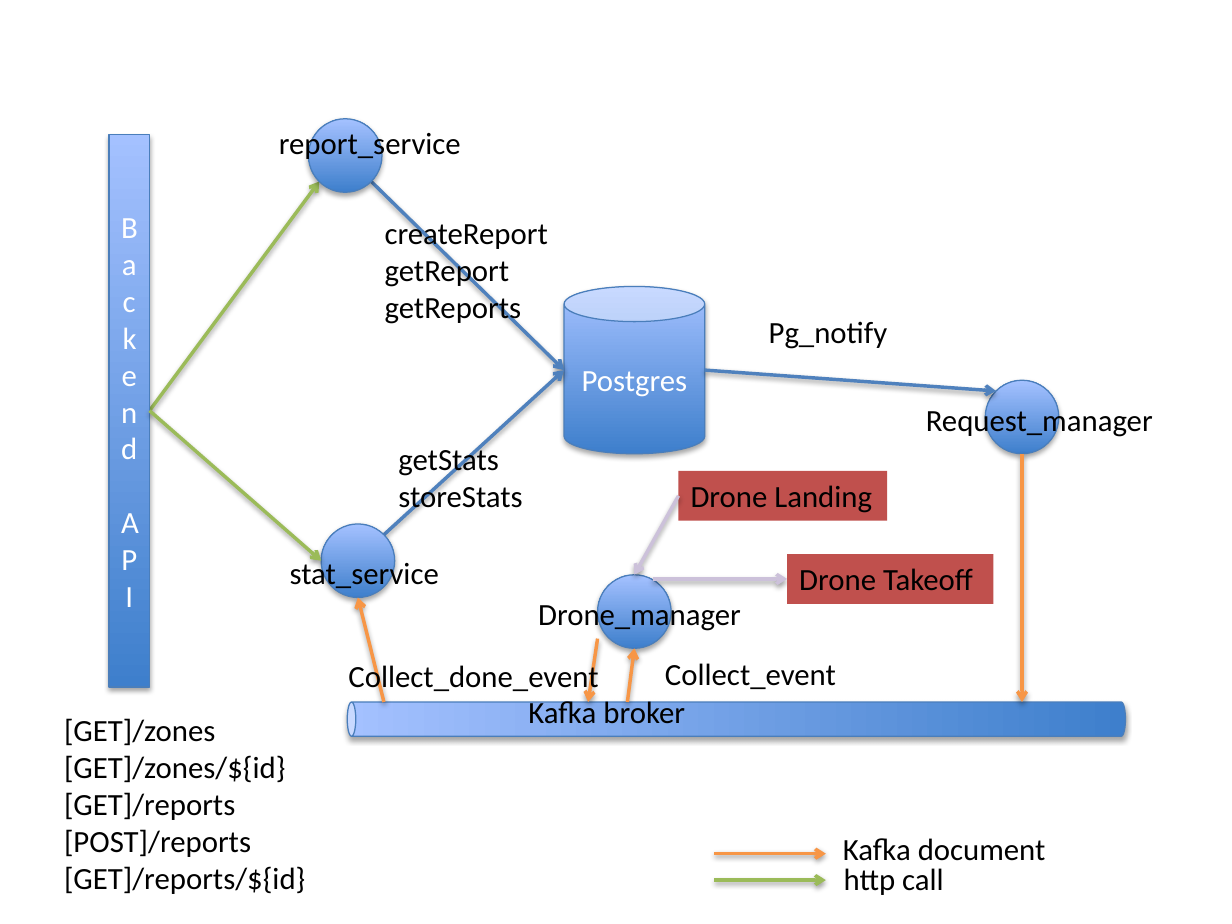
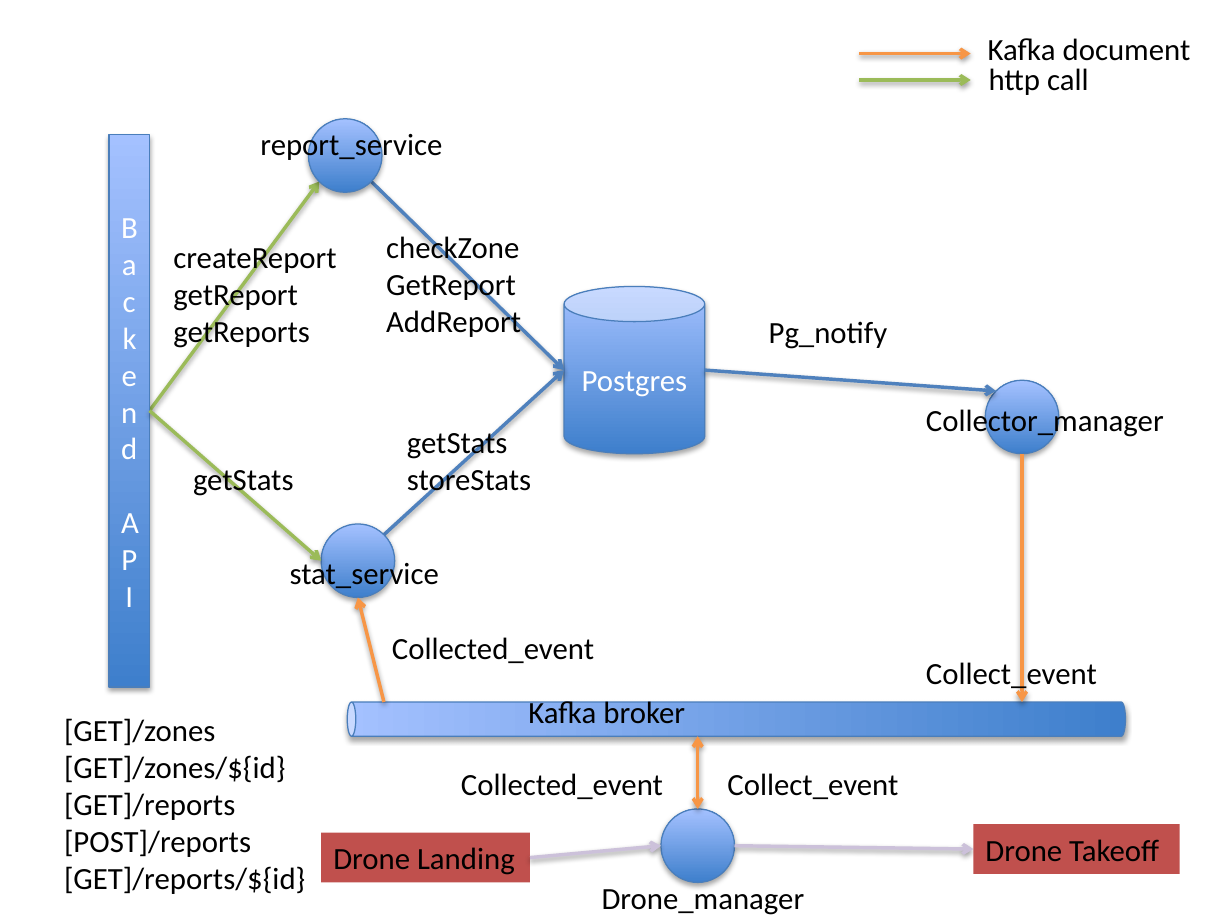
Before and after one commit to krysalead/waste, a slide deck: slide 1 of architecture.pptx. Drawn at 1232x924 pixels with LibreOffice and Linux fonts; fonts in the diff are those of the drawing. Boxes give left, top, right and bottom in pixels: in the first picture for what was removed or moved away, otherwise in the second. Text is boxed around its words. In the diff, an @@ line names an element or a change of style, - is before the commit and + after.

```diff
--- a/architecture.pptx
+++ b/architecture.pptx
@@ 2 texts, 2 arrows moved together from (x1=715, y1=838, x2=1046, y2=895) to (x1=860, y1=38, x2=1191, y2=95) @@
@@ text "report_service" moved from (x1=279, y1=128, x2=461, y2=162) to (x1=260, y1=129, x2=442, y2=163) @@
@@ text at (x1=386, y1=232, x2=521, y2=337): text changed @@
-createReport
-getReport
-getReports
+checkZone
+GetReport
+AddReport
@@ text added at (x1=173, y1=243, x2=336, y2=350), 18 pt, text #000000 @@
+createReport
+getReport
+getReports
@@ text "getStats" moved from (x1=398, y1=444, x2=522, y2=515) to (x1=407, y1=427, x2=531, y2=498) @@
@@ text at (x1=926, y1=405, x2=1164, y2=439): text changed @@
-Request_manager
+Collector_manager
@@ text added at (x1=193, y1=464, x2=294, y2=498), 18 pt, text #000000 @@
+getStats
@@ text added at (x1=392, y1=637, x2=594, y2=663), 18 pt, text #000000 @@
+Collected_event
@@ arrow removed from (598, 638) to (588, 702) @@
@@ text "Collect_event" rewrapped from (x1=665, y1=663, x2=836, y2=689) to (x1=926, y1=658, x2=1097, y2=692) @@
@@ arrow moved from (627, 702) - (634, 648) to (697, 809) - (697, 737) @@
@@ arrow (697, 809) - (697, 737): arrow to double arrow @@
@@ text at (x1=461, y1=773, x2=663, y2=799): text changed @@
-Collect_done_event
+Collected_event
@@ text added at (x1=727, y1=773, x2=898, y2=799), 18 pt, text #000000 @@
+Collect_event
@@ ellipse moved from (x1=598, y1=575, x2=671, y2=649) to (x1=662, y1=809, x2=736, y2=883) @@
@@ rectangle "Drone Landing" moved from (x1=679, y1=471, x2=888, y2=520) to (x1=322, y1=833, x2=531, y2=882) @@
@@ rectangle "Drone Takeoff" moved from (x1=787, y1=554, x2=993, y2=604) to (x1=973, y1=824, x2=1179, y2=873) @@
@@ arrow moved from (679, 495) - (634, 575) to (530, 857) - (662, 845) @@
@@ arrow moved from (653, 579) - (787, 579) to (734, 845) - (973, 849) @@
@@ text "Drone_manager" moved from (x1=538, y1=599, x2=741, y2=633) to (x1=602, y1=883, x2=805, y2=915) @@
```
Also in this commit, not shown: 1 other file.
